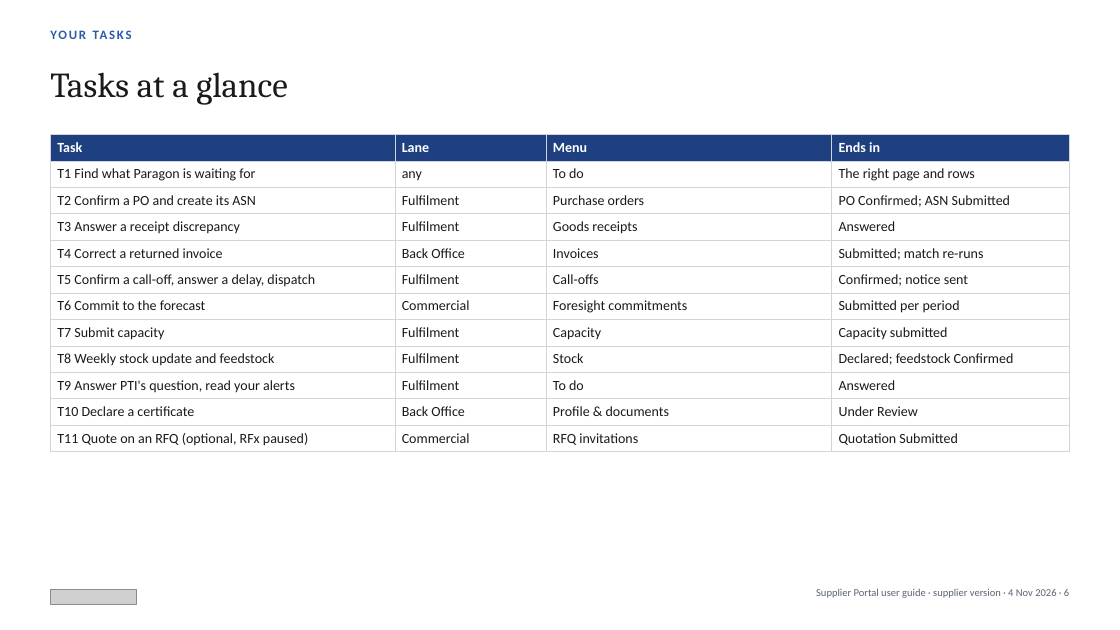
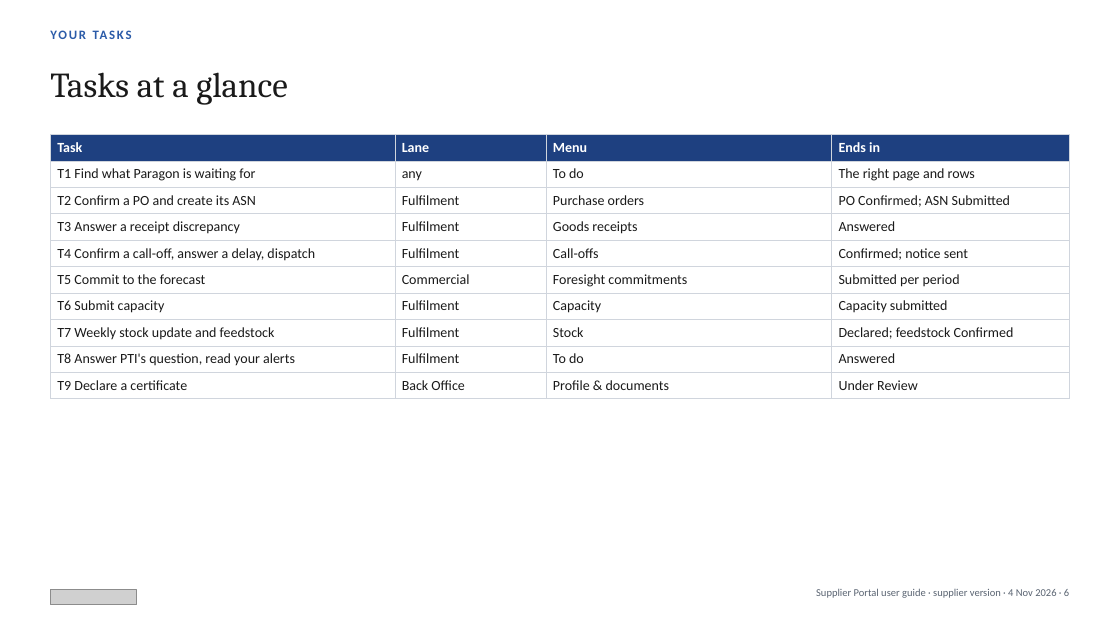
Before and after one commit to javal999/paragon-supplier-portal, a slide deck: slide 6 of docs/supplier-hub/user-guide/Paragon-Supplier-Portal-User-Guide-Supplier.pptx. Drawn at 1120x630 pixels with LibreOffice and Linux fonts; fonts in the diff are those of the drawing; grey boxes stand for pictures. Boxes give left, top, right and bottom in pixels: in the first picture for what was removed or moved away, otherwise in the second. Text is boxed around its words. In the diff, an @@ line names an element or a change of style, - is before the commit and + after.

```diff
--- a/docs/supplier-hub/user-guide/Paragon-Supplier-Portal-User-Guide-Supplier.pptx
+++ b/docs/supplier-hub/user-guide/Paragon-Supplier-Portal-User-Guide-Supplier.pptx
@@ table at (50,134,1070,394) @@
-row 5: T4 Correct a returned invoice | Back Office | Invoices | Submitted; match re-runs
-row 6: T5 Confirm a call-off, answer a delay, dispatch | Fulfilment | Call-offs | Confirmed; notice sent
-row 7: T6 Commit to the forecast | Commercial | Foresight commitments | Submitted per period
-row 8: T7 Submit capacity | Fulfilment | Capacity | Capacity submitted
-row 9: T8 Weekly stock update and feedstock | Fulfilment | Stock | Declared; feedstock Confirmed
-row 10: T9 Answer PTI's question, read your alerts | Fulfilment | To do | Answered
-row 11: T10 Declare a certificate | Back Office | Profile & documents | Under Review
-row 12: T11 Quote on an RFQ (optional, RFx paused) | Commercial | RFQ invitations | Quotation Submitted
+row 5: T4 Confirm a call-off, answer a delay, dispatch | Fulfilment | Call-offs | Confirmed; notice sent
+row 6: T5 Commit to the forecast | Commercial | Foresight commitments | Submitted per period
+row 7: T6 Submit capacity | Fulfilment | Capacity | Capacity submitted
+row 8: T7 Weekly stock update and feedstock | Fulfilment | Stock | Declared; feedstock Confirmed
+row 9: T8 Answer PTI's question, read your alerts | Fulfilment | To do | Answered
+row 10: T9 Declare a certificate | Back Office | Profile & documents | Under Review
```
Also in this commit, not shown: 15 other slides changed, 2 slides removed, 9 other files.
